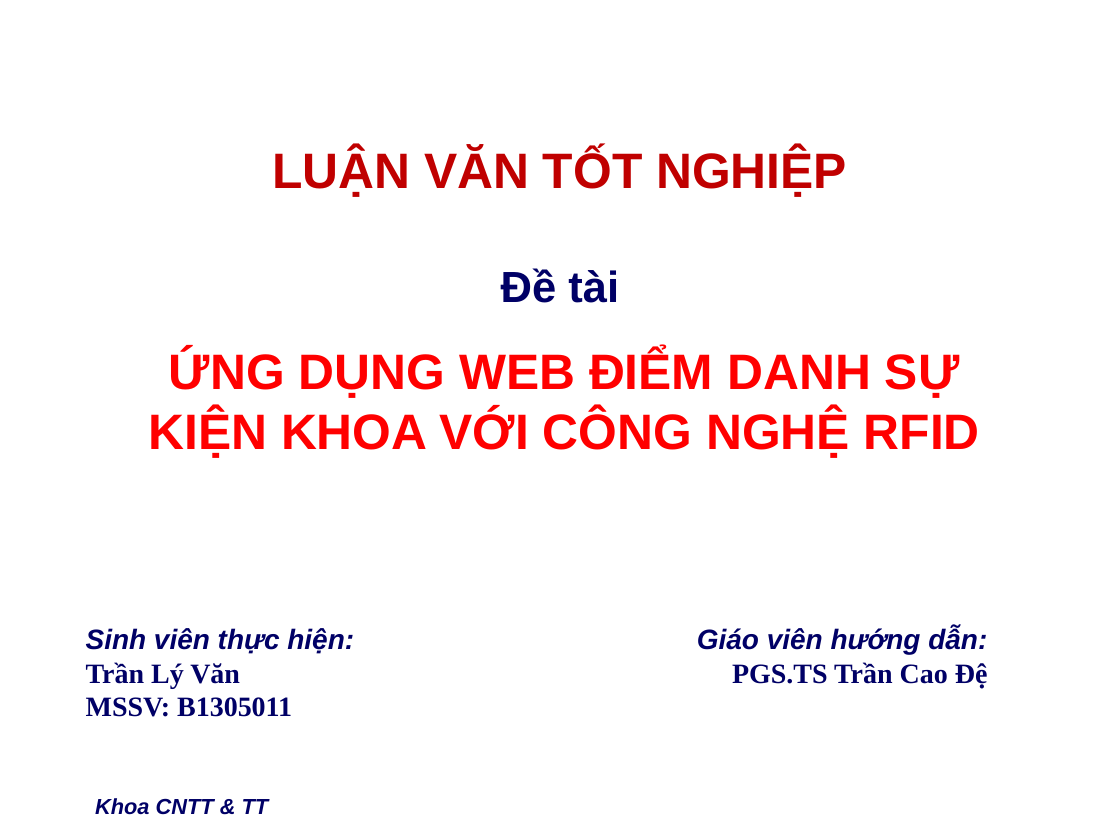
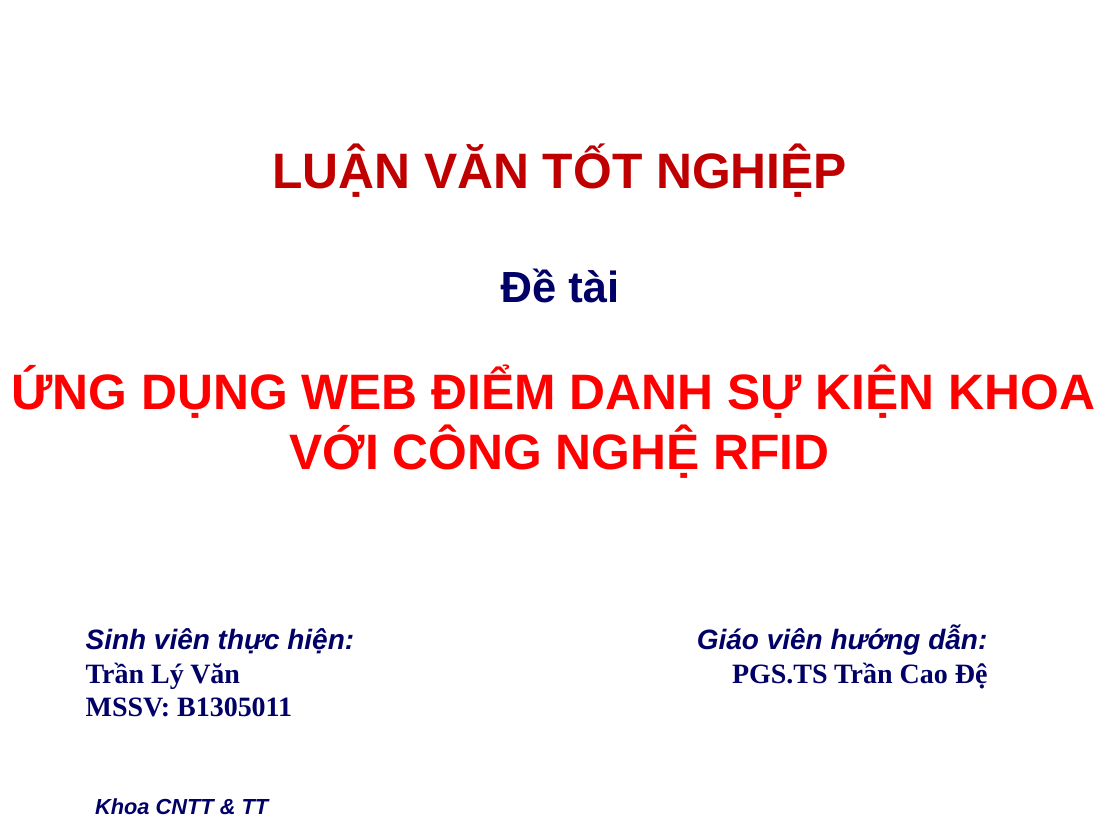
Before and after one commit to Webdien123/diem_danh_rfid, a slide deck: slide 1 of Docs/Report/DD_RFID_FinalReport_v1.0.pptx. Drawn at 1120x840 pixels with LibreOffice and Linux fonts; fonts in the diff are those of the drawing; background and template pictures are left out. Boxes give left, top, right and bottom in pixels: in the first picture for what was removed or moved away, otherwise in the second. Text is boxed around its words. In the diff, an @@ line names an element or a change of style, - is before the commit and + after.

```diff
--- a/Docs/Report/DD_RFID_FinalReport_v1.0.pptx
+++ b/Docs/Report/DD_RFID_FinalReport_v1.0.pptx
@@ text at bbox=[11, 369, 1095, 478]: text changed @@
-ỨNG DỤNG WEB ĐIỂM DANH SỰ KIỆN KHOA VỚI CÔNG NGHỆ RFID
+ỨNG DỤNG WEB ĐIỂM DANH SỰ KIỆN KHOA
+VỚI CÔNG NGHỆ RFID
```
Also in this commit, not shown: 1 other file.
